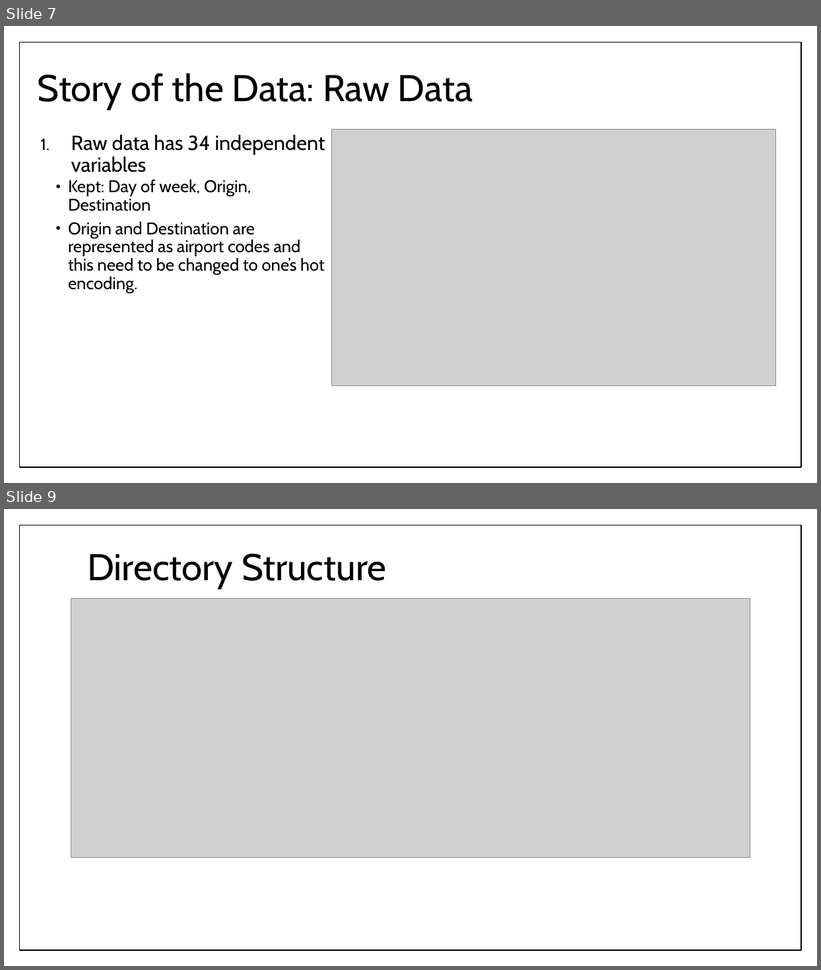
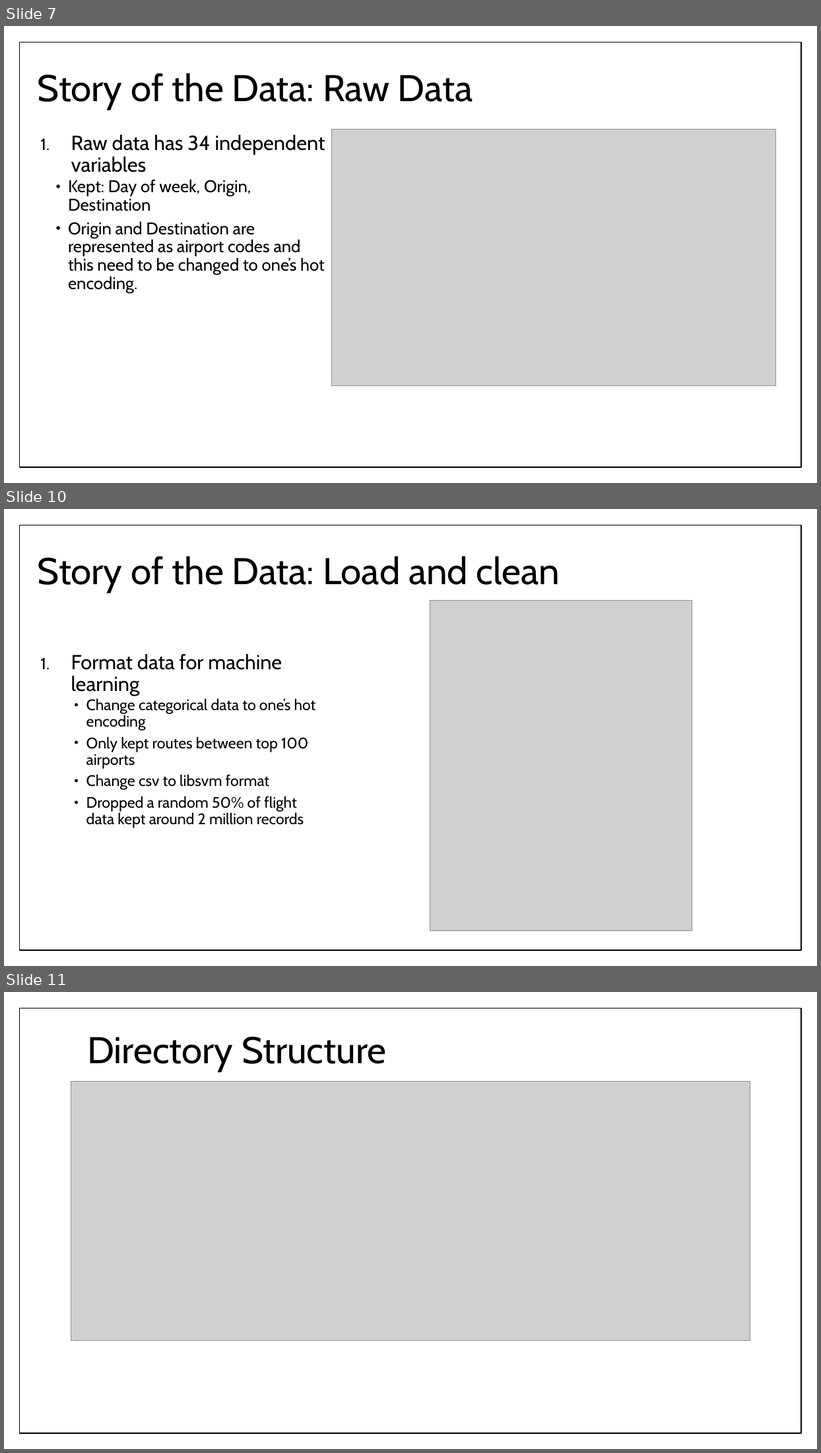
Before and after one commit to RoAjinkya/FlightDelay, a slide deck: docs/Final Presentation_FlightDelay.pptx. Shown one above the other, each under a label of ours: slides 7 and 9 before the commit, slides 7, 10 and 11 after it; the slides between them are not shown. The pictures are 821x970 and 821x1453 pixels, drawn with LibreOffice and Linux fonts; fonts in the diff are those of the drawing; grey boxes stand for pictures. Boxes give left, top, right and bottom in pixels: in the first picture for what was removed or moved away, otherwise in the second. Text is boxed around its words. In the diff, an @@ line names an element or a change of style, - is before the commit and + after.

Commit message:
Updated ppt

```diff
--- a/docs/Final Presentation_FlightDelay.pptx
+++ b/docs/Final Presentation_FlightDelay.pptx
@@ slide 10 added at [4, 509, 817, 966], background #FFFFFF; not listed: 1 template element that a slide beside it also shows @@
@@ title added at [38, 556, 560, 593], 44 pt, text #000000 @@
+Story of the Data: Load and clean
@@ picture added at [430, 600, 692, 931] @@
@@ text added at [71, 654, 316, 828], 18 pt, text #000000 @@
+1. Format data for machine learning
+    • Change categorical data to one’s hot encoding
+    • Only kept routes between top 100 airports
+    • Change csv to libsvm format
+    • Dropped a random 50% of flight data kept around 2 million records
@@ what was slide 9 is now slide 11 @@
```
Also in this commit, not shown: 1 slide changed, 1 other slide added, 1 slide removed, 14 other files.
